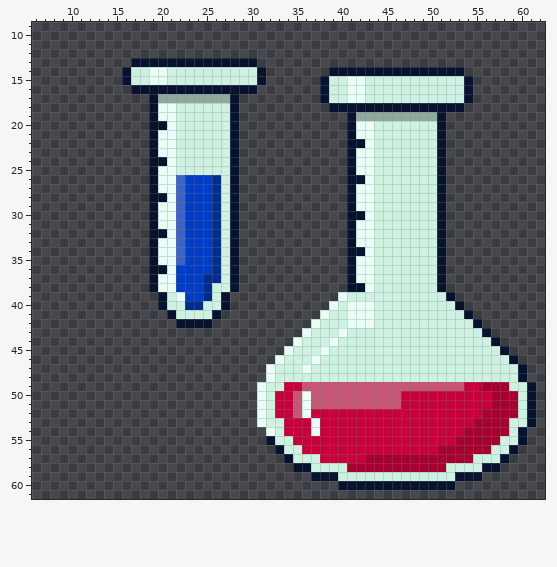
Pixel-art sprite -- src/images/inventive_px.png. This is how it looked before the edit.
The file is 64x64 pixels. Shown: x 6..62, y 9..61. The old version is drawn lined up with the new one.
The same view after the edit:
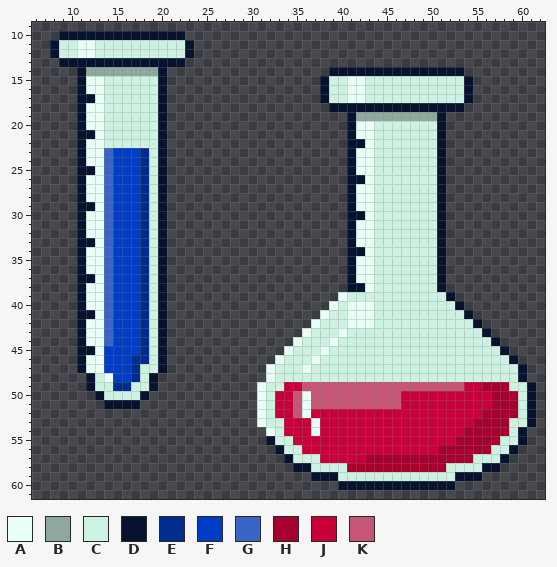
Palette (. is transparent): A #e8fef7  B #8fa89d  C #cef2e2  D #06122e  E #002c8e  F #003dc7  G #3a65c7  H #a6002f  J #c70039  K #c75575
From old to new:
whole drawing moved by +8,+3 (the old picture is shown already moved)
@@ x 6..33 @@
  9 ............................
-10 ............................
-11 ............................
-12 ............................
-13 ...........DDDDDDDDDDDDDD...
-14 ..........DCCAACCCCCCCCCCD..
-15 ..........DCCAACCCCCCCCCCD..
-16 ...........DDDDDDDDDDDDDD...
-17 .............DBBBBBBBBD.....
-18 .............DAACCCCCCD.....
-19 .............DAACCCCCCD.....
-20 .............DDACCCCCCD.....
-21 .............DAACCCCCCD.....
-22 .............DAACCCCCCD.....
-23 .............DAACCCCCCD.....
-24 .............DDACCCCCCD.....
-25 .............DAACCCCCCD.....
-26 .............DAAGFFFECD.....
-27 .............DAAGFFFECD.....
-28 .............DDAGFFFECD.....
-29 .............DAAGFFFECD.....
-30 .............DAAGFFFECD.....
-31 .............DAAGFFFECD.....
-32 .............DDAGFFFECD.....
-33 .............DAAGFFFECD.....
-34 .............DAAGFFFECD.....
-35 .............DAAGFFFECD.....
-36 .............DDAFFFFECD.....
-37 .............DAAFFFEECD.....
-38 .............DAAFFFECCD.....
-39 ..............DCAFFECD......
-40 ..............DCCEECCD......
-41 ...............DCCCCD.......
-42 ................DDDD........
-43 ............................
-44 ............................
-45 ............................
-46 ...........................A
-47 ..........................AC
-48 ..........................AC
-49 .........................ACC
-50 .........................ACJ
-51 .........................ACJ
+10 ...DDDDDDDDDDDDDD...........
+11 ..DCCAACCCCCCCCCCD..........
+12 ..DCCAACCCCCCCCCCD..........
+13 ...DDDDDDDDDDDDDD...........
+14 .....DBBBBBBBBD.............
+15 .....DAACCCCCCD.............
+16 .....DAACCCCCCD.............
+17 .....DDACCCCCCD.............
+18 .....DAACCCCCCD.............
+19 .....DAACCCCCCD.............
+20 .....DAACCCCCCD.............
+21 .....DDACCCCCCD.............
+22 .....DAACCCCCCD.............
+23 .....DAAGFFFECD.............
+24 .....DAAGFFFECD.............
+25 .....DDAGFFFECD.............
+26 .....DAAGFFFECD.............
+27 .....DAAGFFFECD.............
+28 .....DAAGFFFECD.............
+29 .....DDAGFFFECD.............
+30 .....DAAGFFFECD.............
+31 .....DAAGFFFECD.............
+32 .....DAAGFFFECD.............
+33 .....DDAGFFFECD.............
+34 .....DAAGFFFECD.............
+35 .....DAAGFFFECD.............
+36 .....DAAGFFFECD.............
+37 .....DDAGFFFECD.............
+38 .....DAAGFFFECD.............
+39 .....DAAGFFFECD.............
+40 .....DAAGFFFECD.............
+41 .....DDAGFFFECD.............
+42 .....DAAGFFFECD.............
+43 .....DAAGFFFECD.............
+44 .....DAAGFFFECD.............
+45 .....DDAFFFFECD.............
+46 .....DAAFFFEECD............A
+47 .....DAAFFFECCD...........AC
+48 ......DCAFFECD............AC
+49 ......DCCEECCD...........ACC
+50 .......DCCCCD............ACJ
+51 ........DDDD.............ACJ
 52 .........................ACJ
